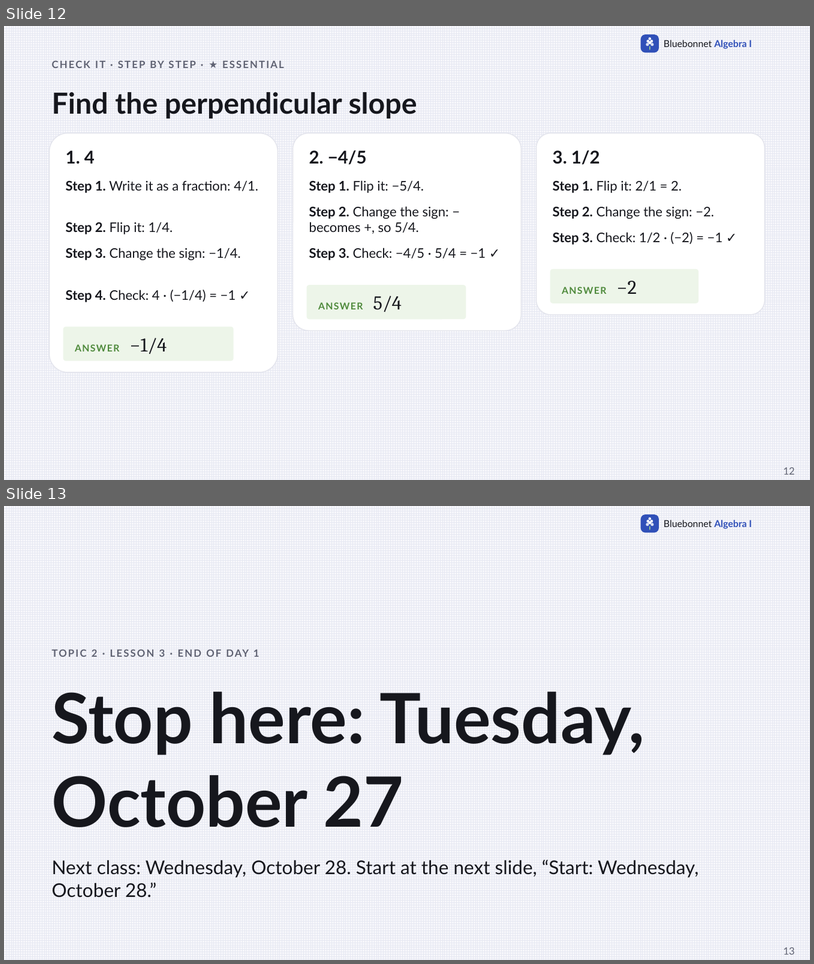
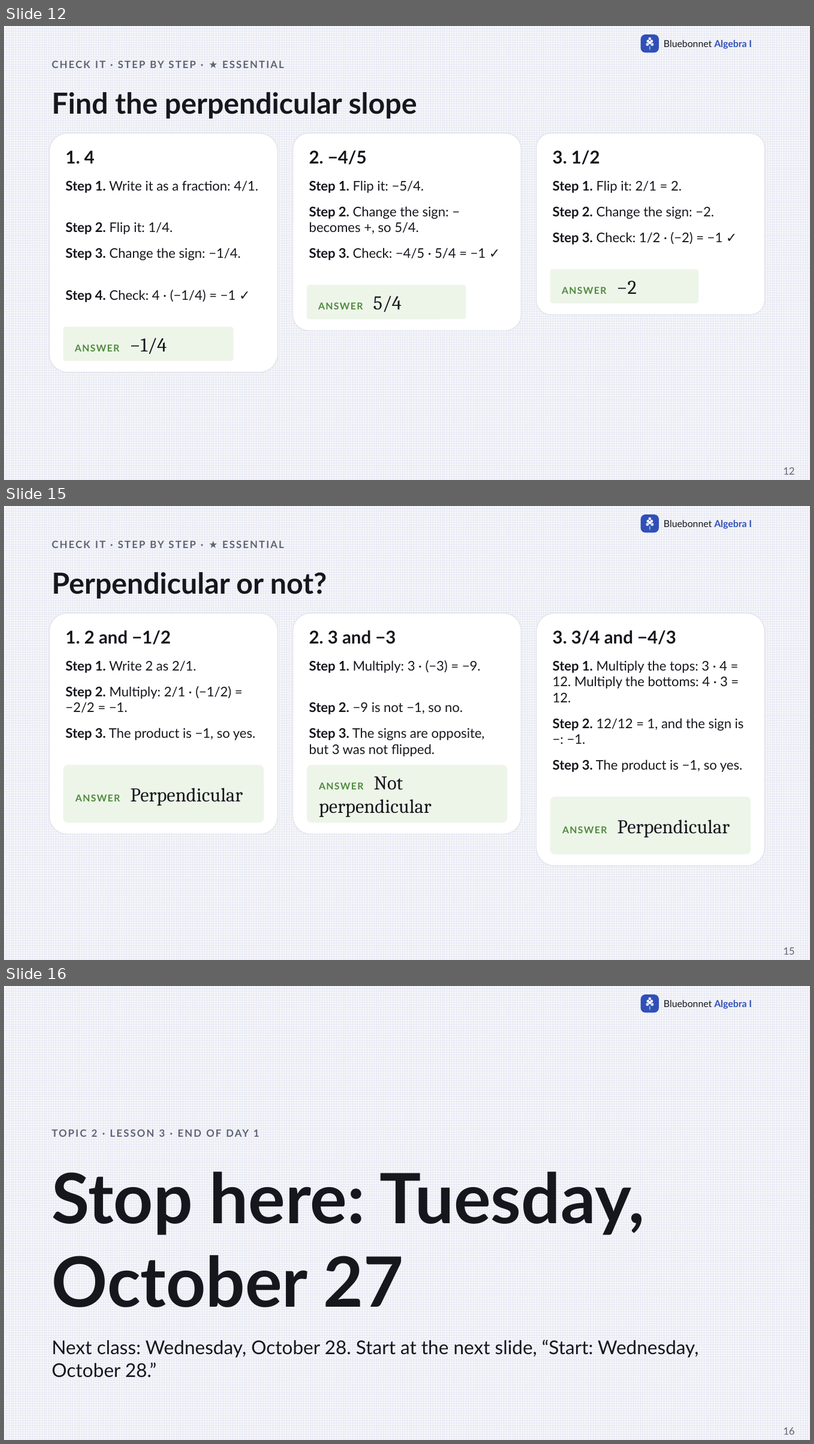
Before and after one commit to Apolloat2022/Algebra1M2U1L4, a slide deck: IEP/t2-lesson3-perpendicular-slopes-IEP-catchup.pptx. Shown one above the other, each under a label of ours: slides 12 and 13 before the commit, slides 12, 15 and 16 after it; the slides between them are not shown. The pictures are 814x964 and 814x1444 pixels, drawn with LibreOffice and Linux fonts; fonts in the diff are those of the drawing. Boxes give left, top, right and bottom in pixels: in the first picture for what was removed or moved away, otherwise in the second. Text is boxed around its words. In the diff, an @@ line names an element or a change of style, - is before the commit and + after.

```diff
--- a/IEP/t2-lesson3-perpendicular-slopes-IEP-catchup.pptx
+++ b/IEP/t2-lesson3-perpendicular-slopes-IEP-catchup.pptx
@@ slide 15 added at bbox=[4, 506, 810, 960], background pattern #E6E8F2 on #F7F7FB; not listed: 9 template elements that a slide beside it also shows @@
@@ text added at bbox=[150, 541, 164, 548], 12 pt, text #5F6272, bold @@
+CHECK IT · STEP BY STEP · ★ ESSENTIAL
@@ text added at bbox=[52, 572, 327, 598], 34.5 pt, text #16171D, bold @@
+Perpendicular or not?
@@ rounded rectangle added at bbox=[50, 613, 278, 834], fill #FFFFFF, outline #E3E4EC 1 pt @@
@@ rounded rectangle added at bbox=[293, 613, 522, 834], fill #FFFFFF, outline #E3E4EC 1 pt @@
@@ rounded rectangle added at bbox=[537, 613, 765, 865], fill #FFFFFF, outline #E3E4EC 1 pt @@
@@ text added at bbox=[66, 630, 171, 645], 21 pt, text #16171D, bold @@
+1. 2 and −1/2
@@ text added at bbox=[309, 630, 396, 644], 21 pt, text #16171D, bold @@
+2. 3 and −3
@@ text added at bbox=[553, 630, 677, 645], 21 pt, text #16171D, bold @@
+3. 3/4 and −4/3
@@ text added at bbox=[66, 660, 197, 673], 15.8 pt, text #16171D @@
+Step 1. Write 2 as 2/1.
@@ text added at bbox=[309, 660, 481, 673], 15.8 pt, text #16171D @@
+Step 1. Multiply: 3 · (−3) = −9.
@@ text added at bbox=[553, 660, 728, 702], 15.8 pt, text #16171D @@
+Step 1. Multiply the tops: 3 · 4 = 12. Multiply the bottoms: 4 · 3 = 12.
@@ text added at bbox=[66, 686, 231, 712], 15.8 pt, text #16171D @@
+Step 2. Multiply: 2/1 · (−1/2) = −2/2 = −1.
@@ text added at bbox=[309, 702, 463, 714], 15.8 pt, text #16171D @@
+Step 2. −9 is not −1, so no.
@@ text added at bbox=[553, 718, 744, 744], 15.8 pt, text #16171D @@
+Step 2. 12/12 = 1, and the sign is −: −1.
@@ text added at bbox=[66, 727, 255, 740], 15.8 pt, text #16171D @@
+Step 3. The product is −1, so yes.
@@ text added at bbox=[309, 727, 485, 756], 15.8 pt, text #16171D @@
+Step 3. The signs are opposite, but 3 was not flipped.
@@ rounded rectangle added at bbox=[63, 765, 264, 822], fill #EDF5E9, 23.2 pt, text #16171D @@
+ANSWER Perpendicular
@@ rounded rectangle added at bbox=[307, 765, 508, 822], fill #EDF5E9, 23.2 pt, text #16171D @@
+ANSWER Not perpendicular
@@ text added at bbox=[553, 759, 743, 772], 15.8 pt, text #16171D @@
+Step 3. The product is −1, so yes.
@@ rounded rectangle added at bbox=[550, 796, 751, 854], fill #EDF5E9, 23.2 pt, text #16171D @@
+ANSWER Perpendicular
@@ page number added at bbox=[783, 947, 795, 954], 12 pt, text #5F6272 @@
+15
@@ what was slide 13 is now slide 16 @@
@@ page number at bbox=[783, 1427, 795, 1434]: text changed @@
-13
+16
```
Also in this commit, not shown: 2 other slides added, 5 other files.
